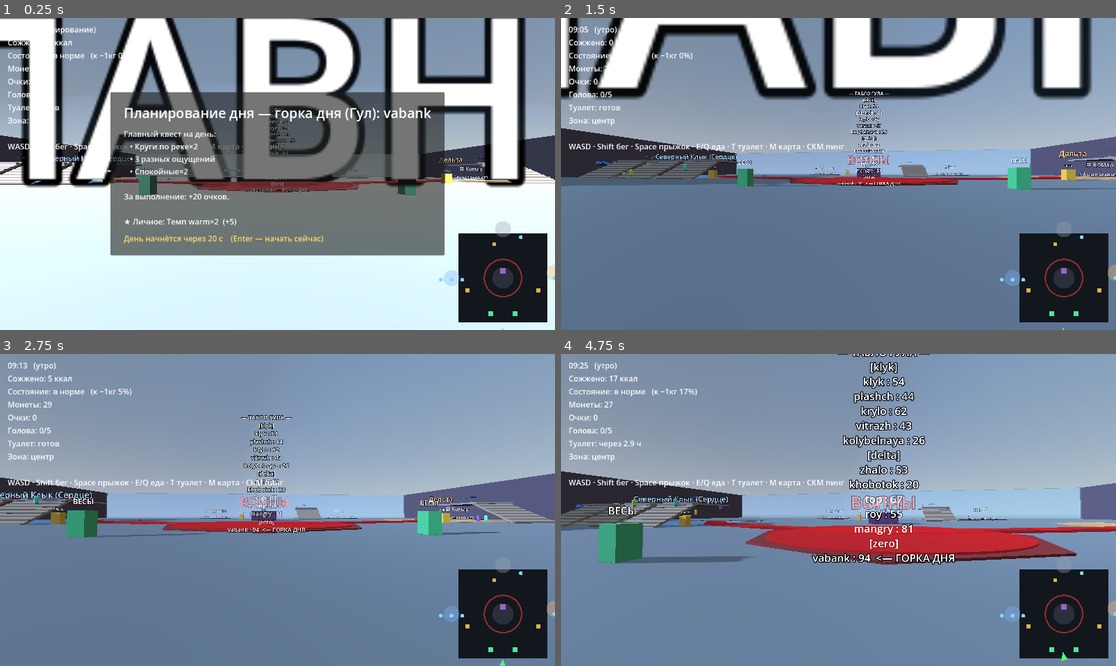
Above: before the commit, frames 1-4 (two rows, left to right).
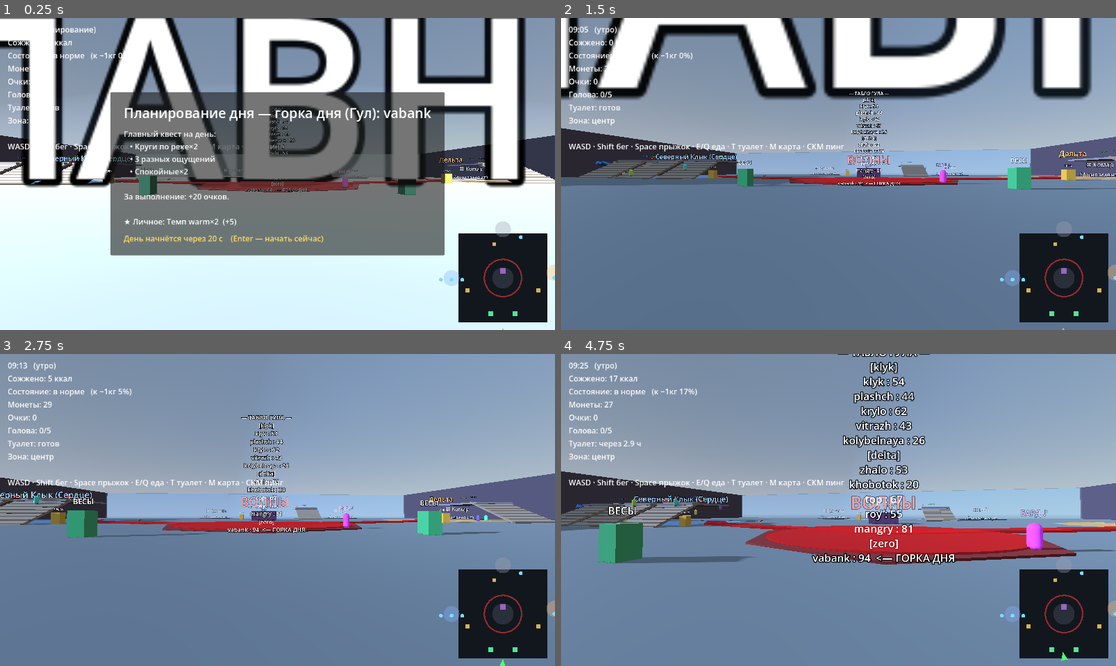
Above: after the commit, the same moments.

Repository: evangelipeep/Red-Wave
Game: Godot game, scene res://world/ParkGreybox.tscn
Two runs of this game, one before a commit and one after it. Both use one fixed random seed, a clock stepped at 60 frames per second and the inputs below. The project has no main scene, so this scene is started directly.
Inputs (mouse positions are in pixels of both pictures, inside the frame that each line leads up to):
- Up to frame 1 (0.25 s): no input
- Up to frame 2 (1.5 s): tap Enter (ui_accept) at 0.5 s; drag from (1066, 276) to (894, 105) at 0.52 s; move the mouse to (810, 174) at 1.27 s; hold W (move_forward) from 1.28 s (still down); tap E (eat_snack) at 1.35 s
- Up to frame 3 (2.75 s): keep holding W (move_forward); tap Space (jump) at 1.52 s; move the mouse to (288, 503) at 2.02 s; hold Middle mouse button (ping) from 2.03 s (still down)
- Up to frame 4 (4.75 s): keep holding W (move_forward); move the mouse to (832, 516) at 2.77 s; release Middle mouse button (ping) at 2.78 s; tap Shift (sprint) at 2.85 s; click (832, 516) at 2.92 s; tap Space (jump) at 3.02, 3.77, 4.52 s; move the mouse to (877, 513) at 3.52 s; hold T (toilet) 3.53-4.28 s; move the mouse to (794, 506) at 4.27 s; tap Q (eat_meal) at 4.35 s

The runs differ from the first frame. In frame 1, less than 0.1% of the frame differs, in the area x 61-64%, y 48-55%; in frame 2, less than 0.1%; in frame 3, less than 0.1%; in frame 4, 0.4%, in the area x 82-100%, y 49-64%.

Commit message:
feat(bard): фото с Бардом (POI) — закрывает атом квеста bard
Остались авто-зачётом только race/skip/laps (нужны мини-игры/гонки/петля реки).

Co-Authored-By: Claude Opus 4.8 <noreply@anthropic.com>

Diff:
--- a/autoload/RunState.gd
+++ b/autoload/RunState.gd
@@ -15,6 +15,7 @@
 var markers: Array[Vector3] = []     # приватные метки игрока (карта M)
 var pings: Array = []                # активные пинги [{pos, until}] для карты/миникарты
 var souvenirs: Dictionary = {}       # купленные сувениры по лавкам (shop_id → true)
+var bard_photo: bool = false         # сделал фото с Бардом
 var offenses: int = 0                 # нарушений очереди (прыжки без очереди)
 var run_blocked: bool = false         # бег заблокирован охраной (наказание)
 var queue_jump_banned: bool = false   # после 2 нарушений — прыгать без очереди вообще нельзя
@@ -41,6 +42,7 @@
 	markers.clear()
 	pings.clear()
 	souvenirs.clear()
+	bard_photo = false
 	personal_quest.clear()
 	offenses = 0
 	run_blocked = false
--- /dev/null
+++ b/systems/poi/BardPOI.gd
@@ -0,0 +1,42 @@
+extends Area3D
+class_name BardPOI
+## Бард (POI). Подходишь → «фото с Бардом» (разово) → закрывает атом квеста «bard».
+## Позже Бард будет мелькать по парку и вести Балладу в финале (GDD).
+
+func _ready() -> void:
+	add_to_group("poi_bard")
+	var cs := CollisionShape3D.new()
+	var box := BoxShape3D.new()
+	box.size = Vector3(3, 3, 3)
+	cs.shape = box
+	add_child(cs)
+
+	var body := MeshInstance3D.new()
+	var cap := CapsuleMesh.new()
+	cap.radius = 0.4
+	cap.height = 1.9
+	body.mesh = cap
+	var mat := StandardMaterial3D.new()
+	mat.albedo_color = Color(0.7, 0.3, 0.8)
+	mat.emission_enabled = true
+	mat.emission = Color(0.4, 0.1, 0.5)
+	body.material_override = mat
+	body.position = Vector3(0, 0.95, 0)
+	add_child(body)
+
+	var label := Label3D.new()
+	label.text = "БАРД ♪"
+	label.billboard = BaseMaterial3D.BILLBOARD_ENABLED
+	label.font_size = 44
+	label.pixel_size = 0.012
+	label.outline_size = 10
+	label.modulate = Color(0.9, 0.6, 1.0)
+	label.position = Vector3(0, 2.6, 0)
+	add_child(label)
+
+	body_entered.connect(_on_enter)
+
+func _on_enter(b: Node3D) -> void:
+	if b is PlayerController and not RunState.bard_photo:
+		RunState.bard_photo = true
+		EventBus.toast.emit("Фото с Бардом! ♪")
--- a/systems/quest/QuestTracker.gd
+++ b/systems/quest/QuestTracker.gd
@@ -4,7 +4,7 @@
 ## завершении. Оценивает то, что уже есть (горки, вес, голова, еда, театры/шоу);
 ## атомы систем «в разработке» (лавки/гонки/очереди/круги) пока авто-зачёт.
 
-const AUTO_AXES := ["bard", "race", "skip", "laps"]
+const AUTO_AXES := ["race", "skip", "laps"]
 const EVE_19_FRAC := 10.0 / 12.0   # 19:00 при дне 09:00–21:00
 const SHOW_WINDOW := 20.0          # сек, сколько идёт шоу после старта
 
@@ -215,6 +215,8 @@
 			return _eaten_zones.size() >= 3
 		"shop":
 			return RunState.souvenirs.size() >= 3
+		"bard":
+			return RunState.bard_photo
 		"shows":
 			return _shows_attended >= n
 		"weightlow":
--- a/world/ParkBuilder.gd
+++ b/world/ParkBuilder.gd
@@ -47,6 +47,9 @@
 		_build_foundation(f["name"], f["pos"], f["r"])
 	for s in SHOPS:
 		_build_shop(s["id"], s["pos"])
+	var bard := BardPOI.new()
+	bard.position = Vector3(10, 0, 32)
+	add_child(bard)
 	_build_weigh(Vector3(14, 0, 40))
 	_build_weigh(Vector3(-14, 0, 40))
 	_build_theater(Vector3(0, 0, -8))
Not shown, added: systems/poi/BardPOI.gd.uid
